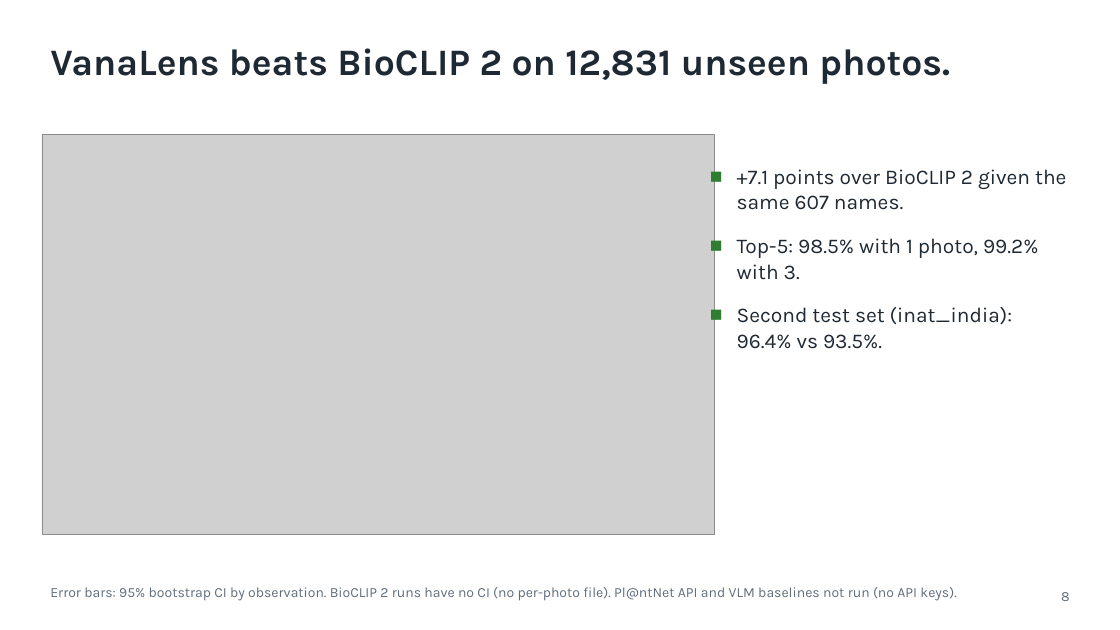
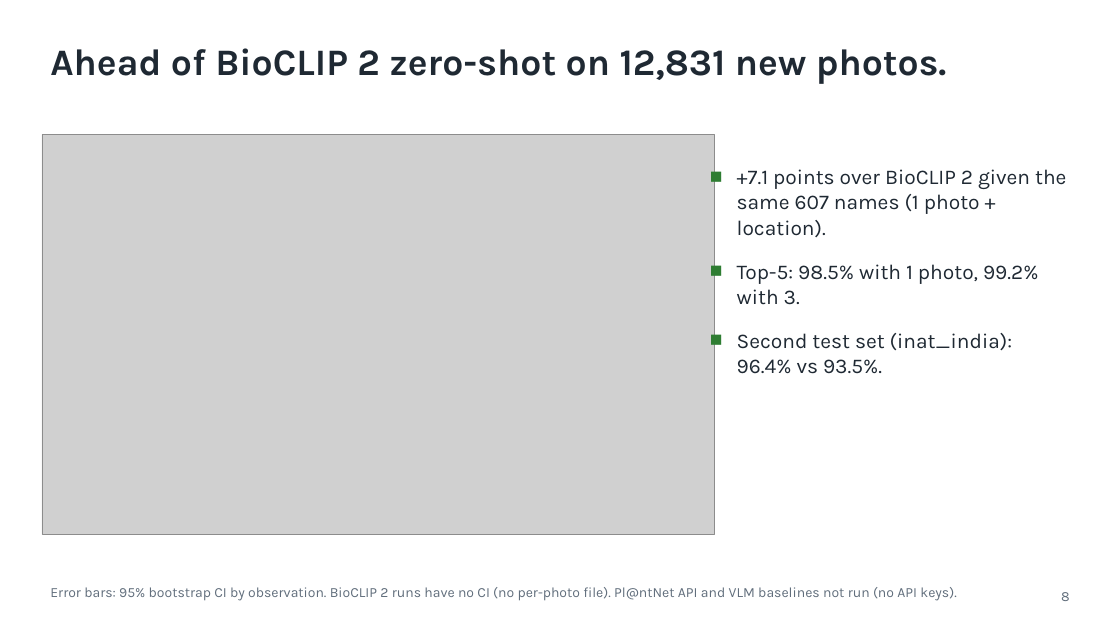
Before and after one commit to shadowBit01/Plant-Classifier-model, a slide deck: slide 8 of pitch/VanaLens.pptx. Drawn at 1120x630 pixels with LibreOffice and Linux fonts; fonts in the diff are those of the drawing; grey boxes stand for pictures. Boxes give left, top, right and bottom in pixels: in the first picture for what was removed or moved away, otherwise in the second. Text is boxed around its words. In the diff, an @@ line names an element or a change of style, - is before the commit and + after.

```diff
--- a/pitch/VanaLens.pptx
+++ b/pitch/VanaLens.pptx
@@ text at bbox=[50, 48, 947, 84]: text changed @@
-VanaLens beats BioCLIP 2 on 12,831 unseen photos.
+Ahead of BioCLIP 2 zero-shot on 12,831 new photos.
@@ text at bbox=[737, 169, 1066, 237]: text changed @@
-■ +7.1 points over BioCLIP 2 given the same 607 names.
+■ +7.1 points over BioCLIP 2 given the same 607 names (1 photo + location).
```
Also in this commit, not shown: 13 other slides changed, 28 other files.
